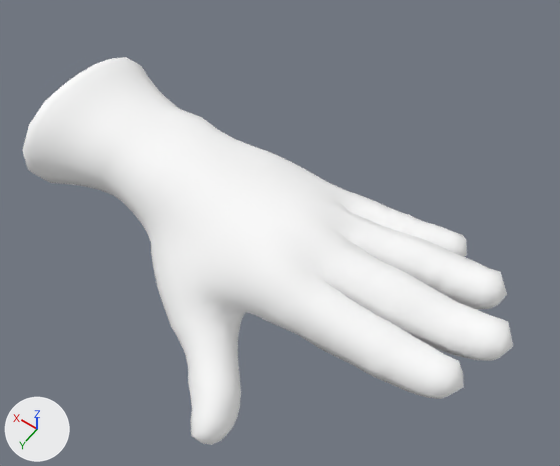
An edit to the Blender file Assets/Meshes/glove_L.blend, drawn before and after from the same camera.
Before and after are seen from a camera (50 mm lens) standing at (-21.0, 18.9, 29.4) and looking at (-7.5, -0.1, -0.4). Lighting does not change. The marker at lower left points along +X, +Y and +Z.

Names of what the first picture shows: 'r_handMeshNode'.
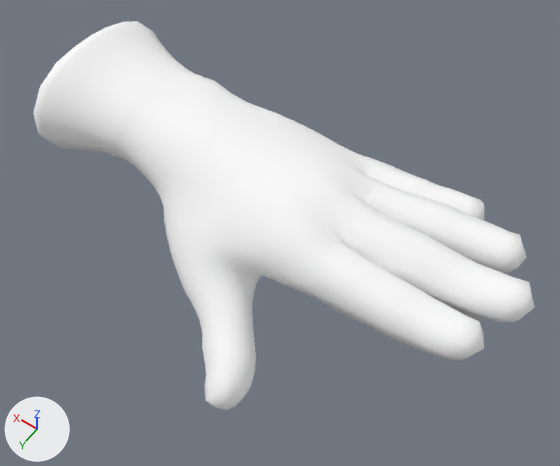
The newer file is also turned or shifted as a whole; pictures and numbers use the older file's frame.

Changed parts and their boxes [x1, y1, x2, y2] in the pictures (560 x 466 px):
'r_handMeshNode', reshaped
    before: [22, 57, 513, 445]
    after: [33, 21, 535, 409]

The change, as a diff of the scene's bpy script:
```diff
--- a/Assets/Meshes/glove_L.blend.py
+++ b/Assets/Meshes/glove_L.blend.py
@@ me_mesh_002 @@
+me_mesh_002.from_pydata(...)  # 1611 vertices, 2475 faces, 2 loose edges; spans x -19.4..5.7, y -4.8..4.6, z -7.5..7.9
+me_mesh_002.materials.append(mat_material_002)  # white #ffffff
@@ ob_r_handmeshnode @@
-ob_r_handmeshnode = bpy.data.objects.new('r_handMeshNode', me_mesh)
+ob_r_handmeshnode = bpy.data.objects.new('r_handMeshNode', me_mesh_002)
 ob_r_handmeshnode.location = (0.0, 0.0, 0.0)
```
